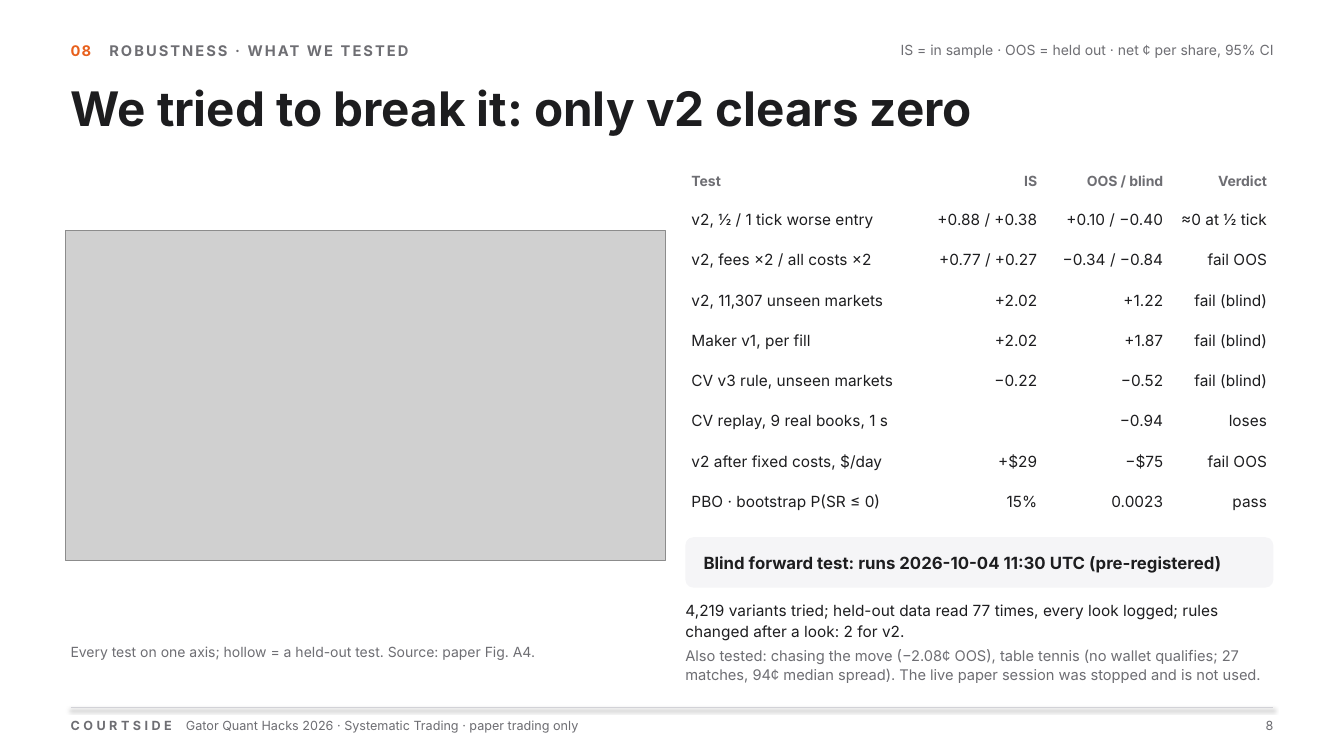
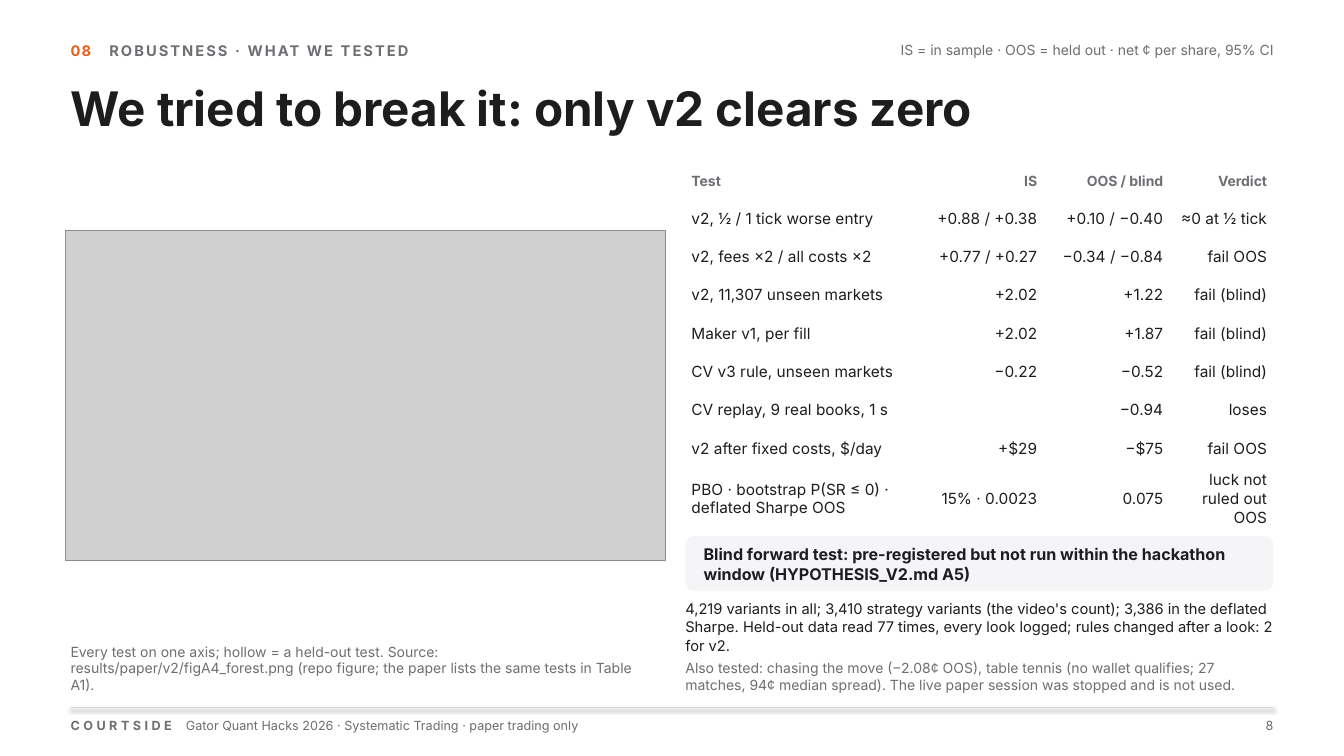
Before and after one commit to OjasMishra32/computervisionpredictivetabletennismoneymachineouuushiii, a slide deck: slide 8 of docs/deck/courtside.pptx. Drawn at 1344x756 pixels with LibreOffice and Linux fonts; fonts in the diff are those of the drawing; grey boxes stand for pictures. Boxes give left, top, right and bottom in pixels: in the first picture for what was removed or moved away, otherwise in the second. Text is boxed around its words. In the diff, an @@ line names an element or a change of style, - is before the commit and + after.

```diff
--- a/docs/deck/courtside.pptx
+++ b/docs/deck/courtside.pptx
@@ table at [686,163,1273,530] @@
-row 9: PBO · bootstrap P(SR ≤ 0) | 15% | 0.0023 | pass
+row 9: PBO · bootstrap P(SR ≤ 0) · deflated Sharpe OOS | 15% · 0.0023 | 0.075 | luck not ruled out OOS
@@ rounded rectangle at [686,536,1273,591]: proportions changed @@
@@ text at [704,547,1225,582]: text changed; size 12 to 11.5 pt @@
-Blind forward test: runs 2026-10-04 11:30 UTC (pre-registered)
+Blind forward test: pre-registered but not run within the hackathon window (HYPOTHESIS_V2.md A5)
@@ text at [685,602,1273,651]: text changed; size 11 to 10.5 pt @@
-4,219 variants tried; held-out data read 77 times, every look logged; rules changed after a look: 2 for v2.
+4,219 variants in all; 3,410 strategy variants (the video's count); 3,386 in the deflated Sharpe. Held-out data read 77 times, every look logged; rules changed after a look: 2 for v2.
@@ text at [71,646,632,691]: text changed @@
-Every test on one axis; hollow = a held-out test. Source: paper Fig. A4.
+Every test on one axis; hollow = a held-out test. Source: results/paper/v2/figA4_forest.png (repo figure; the paper lists the same tests in Table A1).
@@ text at [685,661,1235,693]: size 10.5 to 10 pt in "Also tested: chasing the move (−2.08¢ OOS), ..."; line spacing 1.1 to 1.05 @@
```
Also in this commit, not shown: 13 other slides changed, 41 other files.
